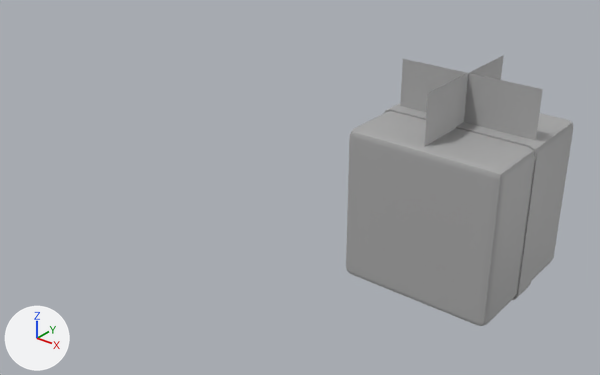
The FBX model GameJamBrackys2025/Assets/Models/Decor/Gift_3.fbx: old version first, new version second.
Before and after are seen from a 50 mm camera at (1.24, -3.03, 1.51) aimed at (-0.44, -0.93, 0.21). Arrows for +X, +Y and +Z are at lower left; the lights stay in place. Where no turn or scale is listed for an object, it has been applied to the vertices.
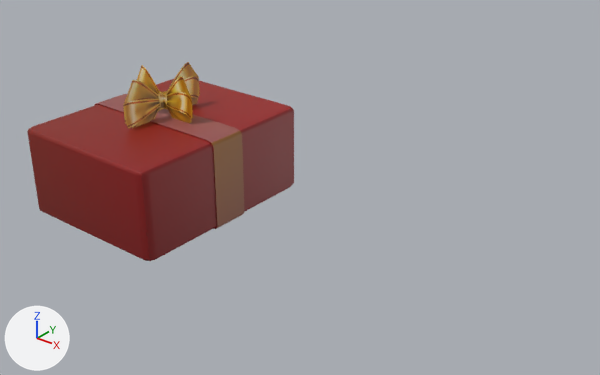
What differs and where, as boxes [x1, y1, x2, y2] in the pictures (600 x 375 px):
'polySurface8', recoloured, surface changed, moved: before [346, 103, 573, 326]; after [27, 78, 294, 261]
'polySurface7', deleted: before [400, 59, 543, 140]
'polySurface9', deleted: before [424, 55, 504, 147]
'polySurface6', added (brown): after [123, 62, 200, 128]
'polySurface4', added (brown): after [137, 65, 193, 123]

The change in detail:
Picture 'MainTexture.png' (img_maintexture_png) is new.
Picture '954-9547052_christmas-ribbon-clipart-orange-transparent-background-gold-ribbon.png' (img_954_9547052_christmas_ribbon_clipart_orange_transparent_background_gold_ribbon_png) is new.
Material 'lambert25' (mat_lambert25) is new.
Its texture is img_maintexture_png.
Material 'lambert30' (mat_lambert30) is new.
Its texture is img_954_9547052_christmas_ribbon_clipart_orange_transparent_background_gold_ribbon_png (with its transparency).
me_mesh_001 has 138 vertices, 136 faces and spans x -25.4..25.4, y 0.0..50.8, z -24.9..24.9.
me_mesh_001 is used by ob_polysurface8; parent ob_pplane3; location (33.12, -38.73, -0.0000171).
me_mesh_001 no longer uses material mat_standardsurface1 (grey #aaaaaa).
me_mesh_001 part 1: texture (UV) coordinates of 136 of 136 faces, centred in x -25.4..25.4, y 0.0..50.8, z -24.9..24.9, changed; they spanned u 0.12..0.88, v 0.0..1.0 and now span u 0.07..0.73, v 0.35..0.64.
me_mesh_001 now uses material mat_lambert25 (picture img_maintexture_png).
Mesh me_mesh_1 is new.
It has 4 vertices, 1 face and spans x -0.203..0.207, y 0.0, z 0.58..0.909.
It uses material mat_lambert30 (picture img_954_9547052_christmas_ribbon_clipart_orange_transparent_background_gold_ribbon_png).
Mesh me_mesh_002_1 is new.
It has 4 vertices, 1 face and spans x 0.0, y -0.259..0.259, z 0.58..0.908.
It uses material mat_lambert30 (picture img_954_9547052_christmas_ribbon_clipart_orange_transparent_background_gold_ribbon_png).
In object 'polySurface8' (ob_polysurface8), parent goes from ob_pplane3 to ob_pplane5.
Object 'polySurface8' (ob_polysurface8) moves from (33.12, -38.73, -0.0000171) to (0.0, -38.73, -0.0000144).
Object 'polySurface9' (ob_polysurface9) is deleted.
Object 'polySurface7' (ob_polysurface7) is deleted.
Object 'pPlane5' (ob_pplane5) is new.
Its location is (-1.144, -0.921, 0.226).
Its rotation in degrees is (90, 0, 0).
Its scale is (0.0136, 0.00739, 0.0172).
Object 'polySurface4' (ob_polysurface4) is new; it shows me_mesh_1.
Its location is (-1.144, -0.921, -0.381).
Object 'polySurface6' (ob_polysurface6) is new; it shows me_mesh_002_1.
Its location is (-1.144, -0.921, -0.381).
